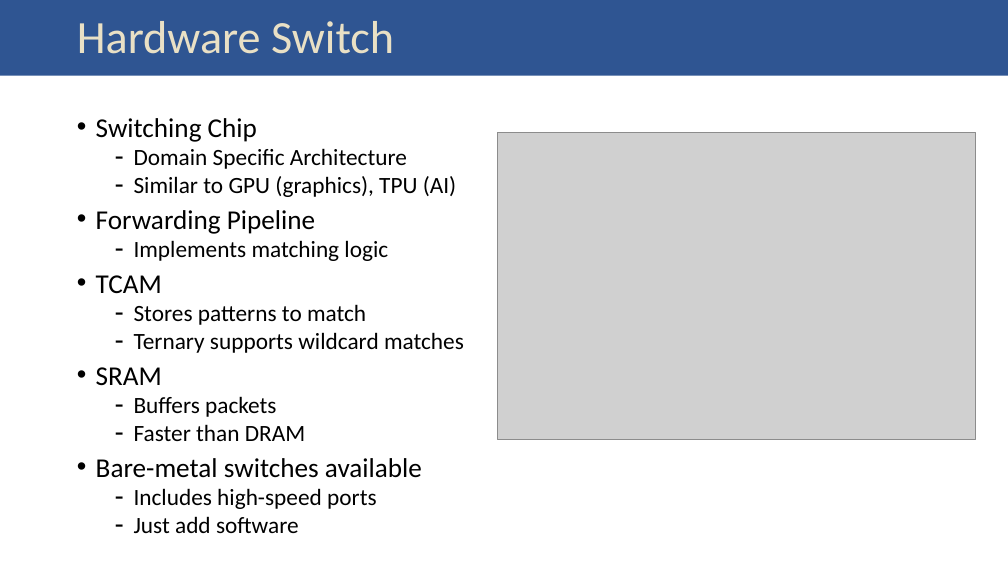
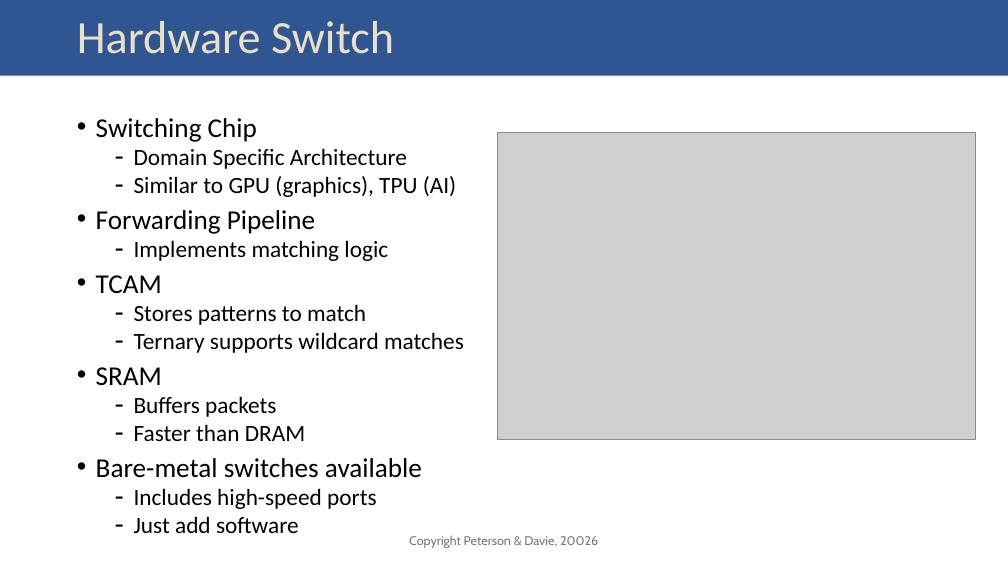
Before and after one commit to SystemsApproach/7E, a slide deck: slide 15 of resources/slides/03_technology.pptx. Drawn at 1008x567 pixels with LibreOffice and Linux fonts; fonts in the diff are those of the drawing; grey boxes stand for pictures. Boxes give left, top, right and bottom in pixels: in the first picture for what was removed or moved away, otherwise in the second. Text is boxed around its words. In the diff, an @@ line names an element or a change of style, - is before the commit and + after.

Commit message:
copyright on footer

```diff
--- a/resources/slides/03_technology.pptx
+++ b/resources/slides/03_technology.pptx
@@ text added at [409,536,598,548], 12 pt, text #797979 @@
+Copyright Peterson & Davie, 20026
```
Also in this commit, not shown: 22 other slides changed, 4 other files.
